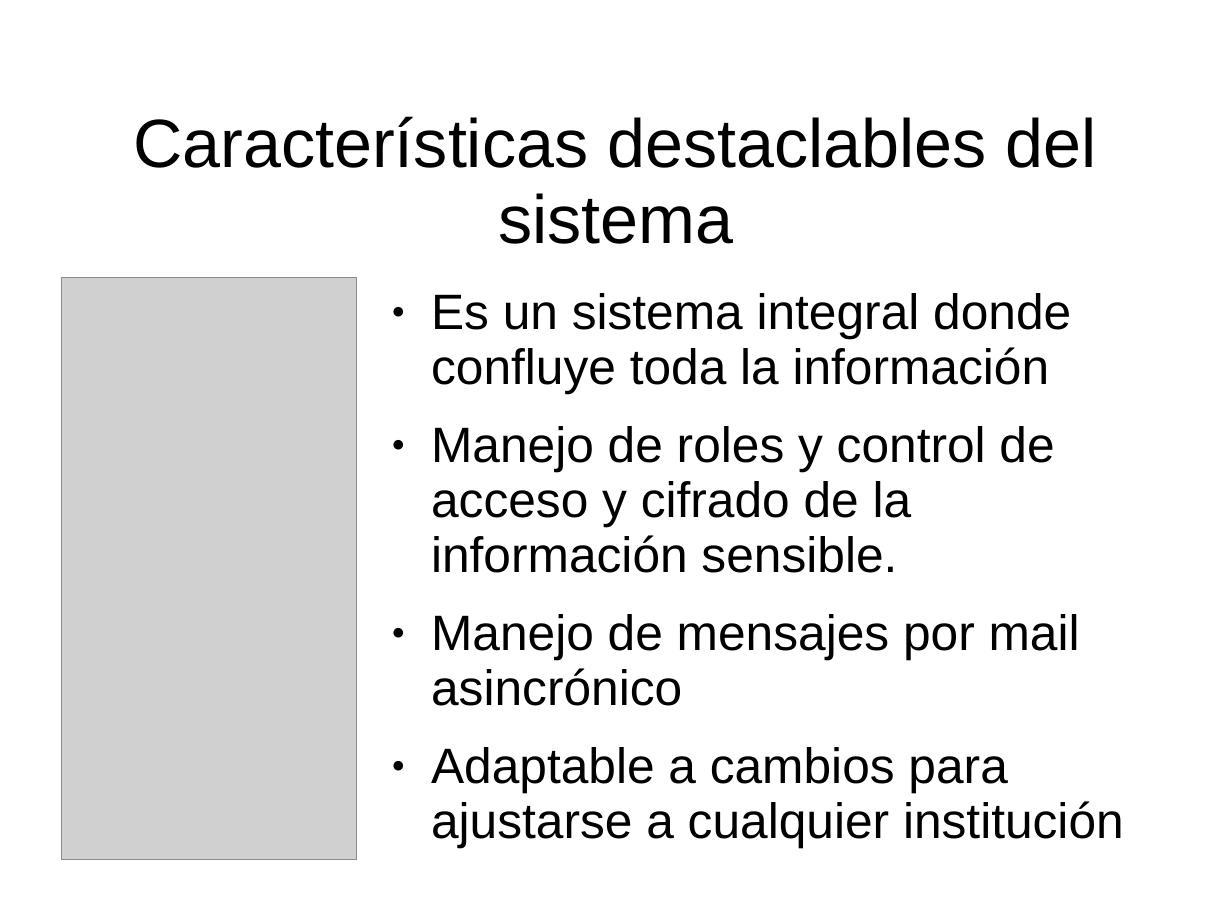
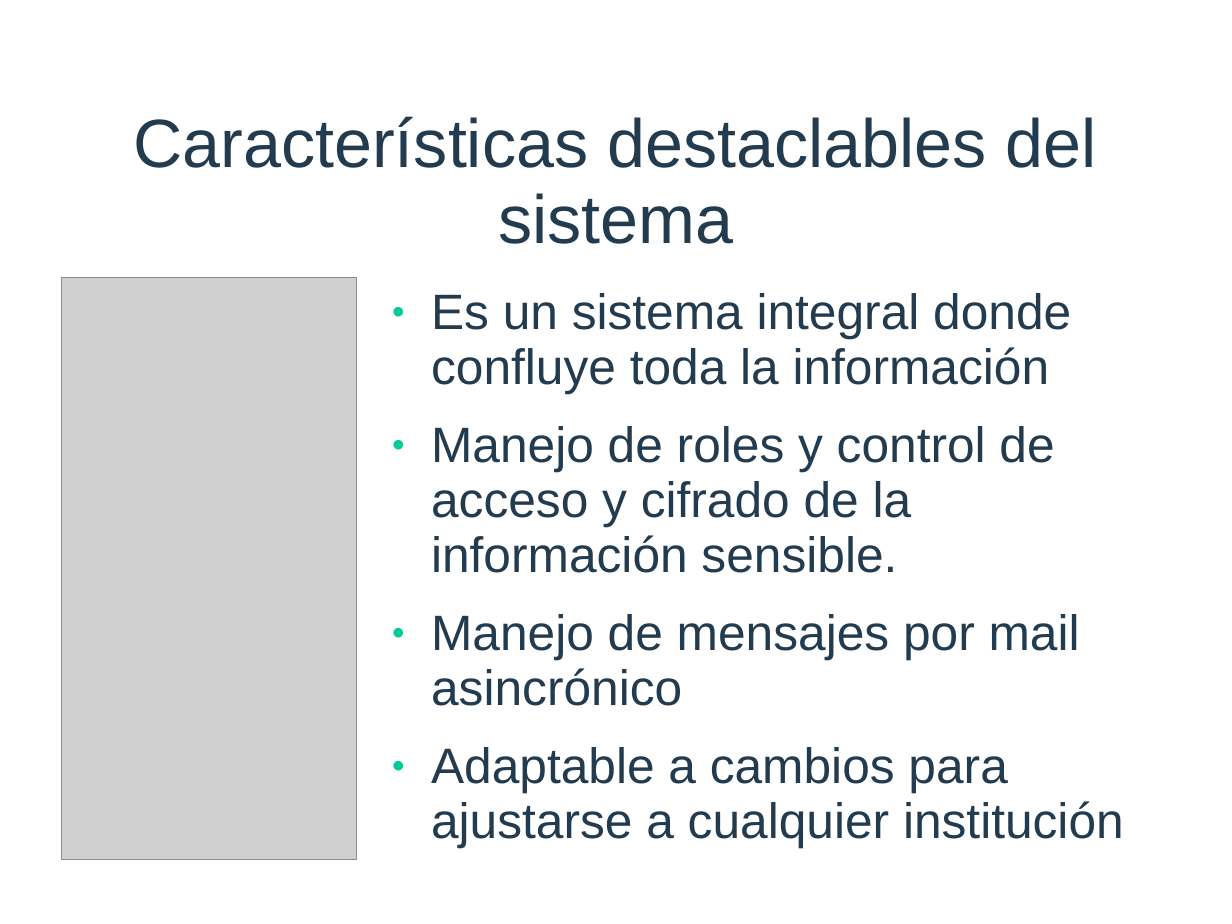
Before and after one commit to afichera/deukin, a slide deck: slide 9 of presentación.ppt. Drawn at 1232x924 pixels with LibreOffice and Linux fonts; fonts in the diff are those of the drawing; grey boxes stand for pictures; background and template pictures are left out. Boxes give left, top, right and bottom in pixels: in the first picture for what was removed or moved away, otherwise in the second. Text is boxed around its words. In the diff, an @@ line names an element or a change of style, - is before the commit and + after.

```diff
--- a/presentación.ppt
+++ b/presentación.ppt
@@ title "Características destaclables del sistema" at [133, 116, 1097, 244]: text colour #000000 to #223B4F @@
@@ text "Es un sistema integral donde ..." at [431, 293, 1124, 848]: text colour #000000 to #223B4F; bullet colour #000000 to #00CC99 @@
```
Also in this commit, not shown: 8 other slides changed, 2 other files.
